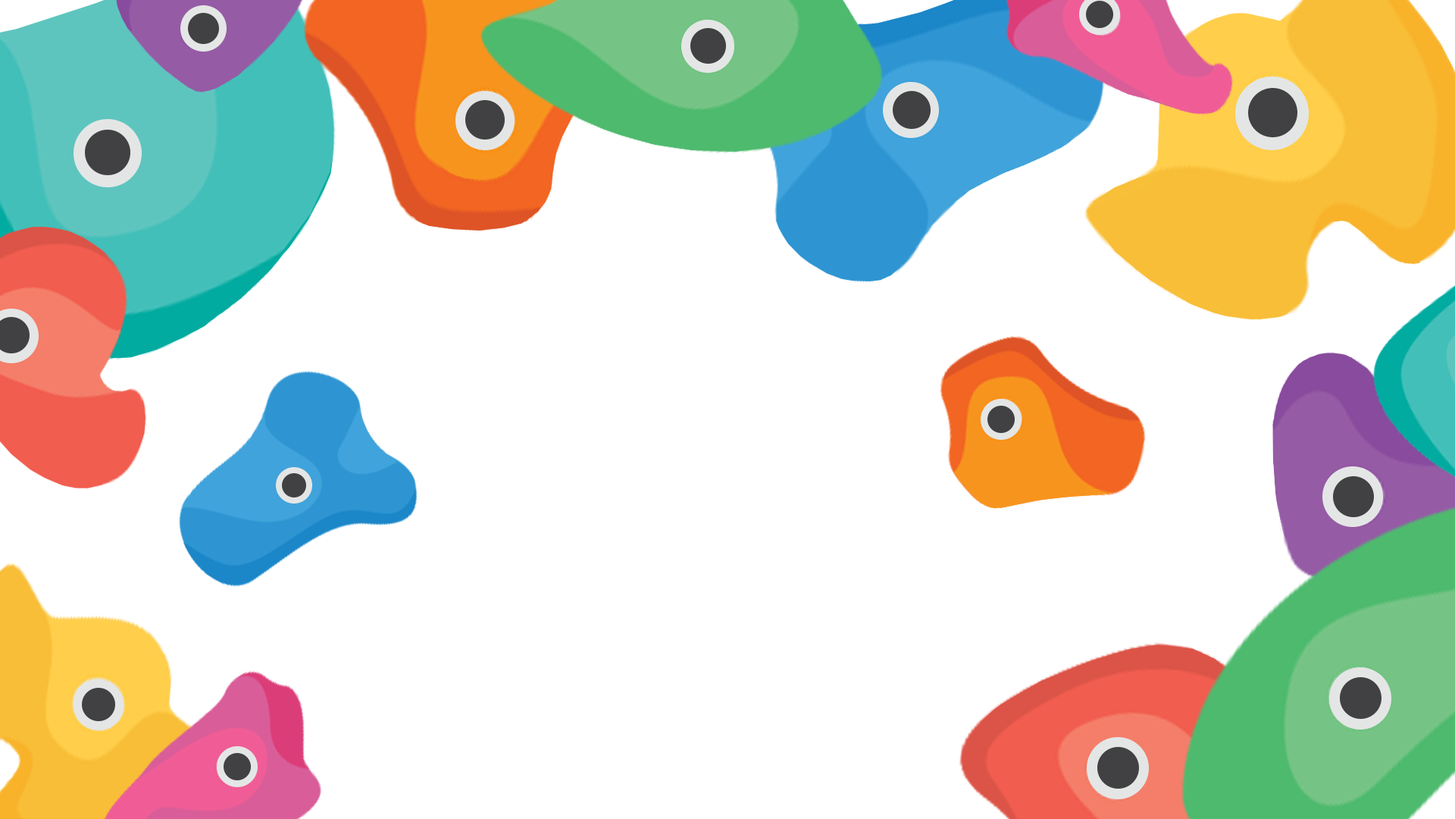
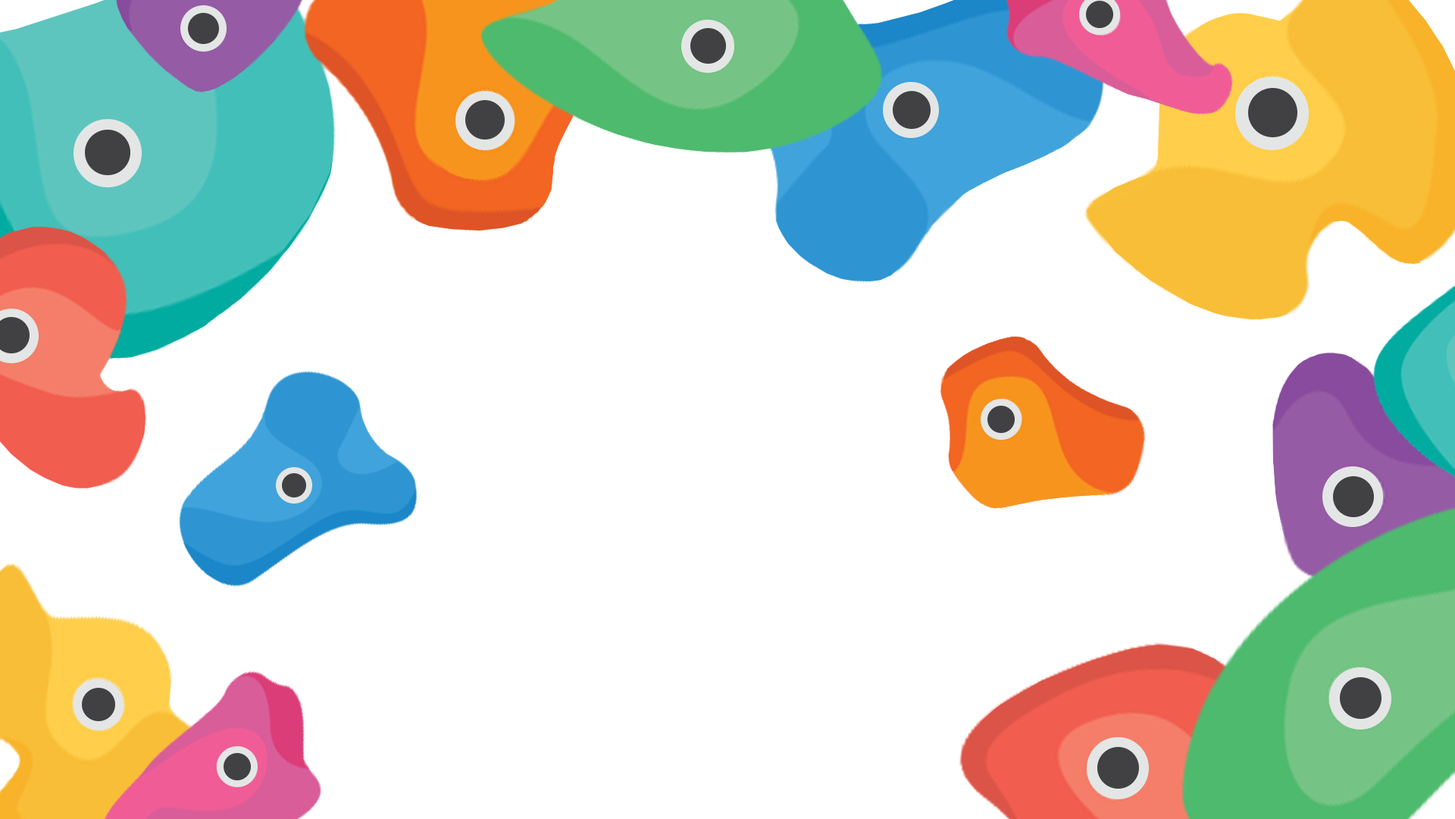
Layered file, before and after one edit (1455 x 819). Changes by layer:
painted on "Background" over bbox(234, 0, 1455, 472)
